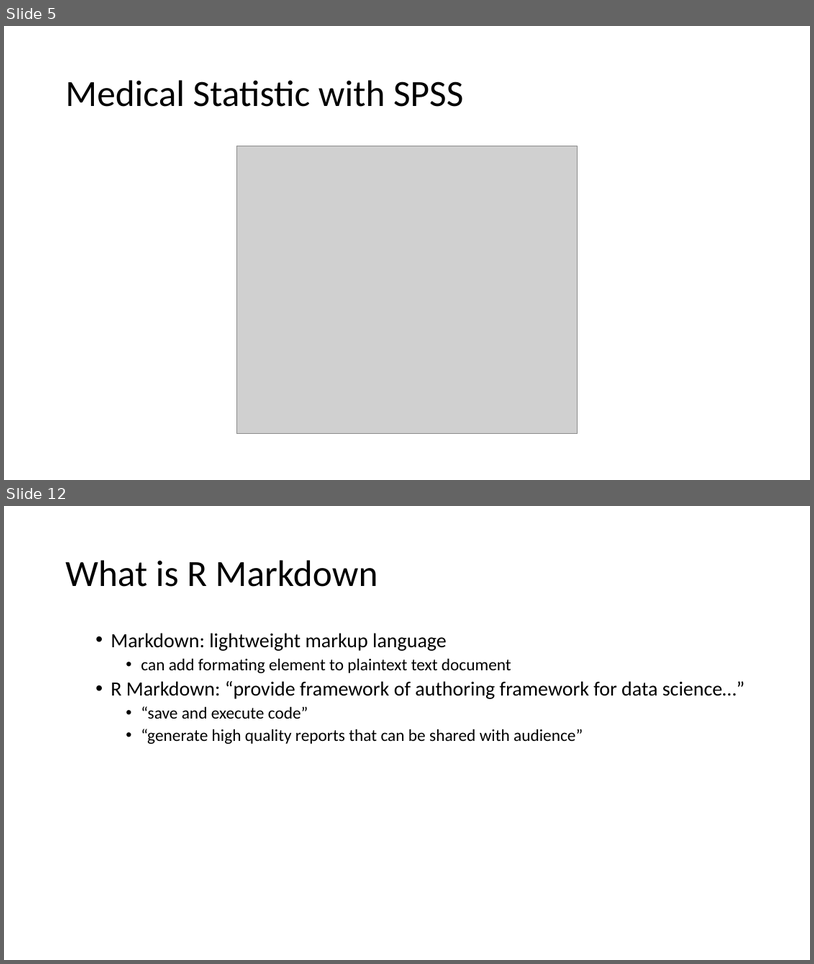
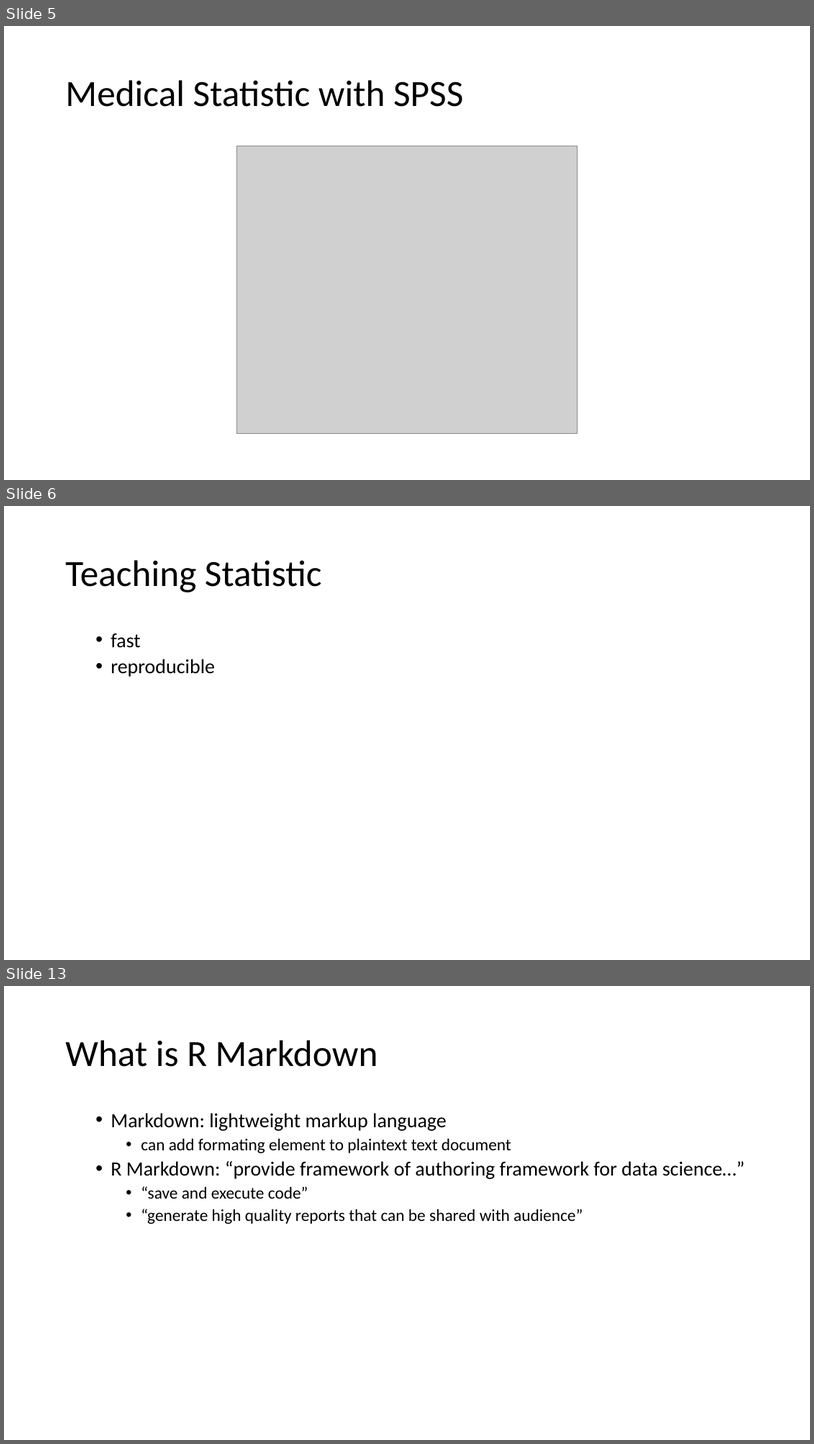
Before and after one commit to MohdAzmiSuliman/PHClassWRMD, a slide deck: PHClassWRMd.pptx. Shown one above the other, each under a label of ours: slides 5 and 12 before the commit, slides 5, 6 and 13 after it; the slides between them are not shown. The pictures are 814x964 and 814x1444 pixels, drawn with LibreOffice and Linux fonts; fonts in the diff are those of the drawing; grey boxes stand for pictures; background and template pictures are left out. Boxes give left, top, right and bottom in pixels: in the first picture for what was removed or moved away, otherwise in the second. Text is boxed around its words. In the diff, an @@ line names an element or a change of style, - is before the commit and + after.

```diff
--- a/PHClassWRMd.pptx
+++ b/PHClassWRMd.pptx
@@ slide 6 added at (x1=4, y1=506, x2=810, y2=960), background #FFFFFF @@
@@ title added at (x1=65, y1=560, x2=322, y2=592), 44 pt, text #000000 @@
+Teaching Statistic
@@ text added at (x1=111, y1=633, x2=215, y2=677), 24 pt, text #000000 @@
+  • fast
+  • reproducible
@@ what was slide 12 is now slide 13 @@
```
Also in this commit, not shown: 6 slides changed, 2 other slides added, 2 slides removed, 9 other files.
